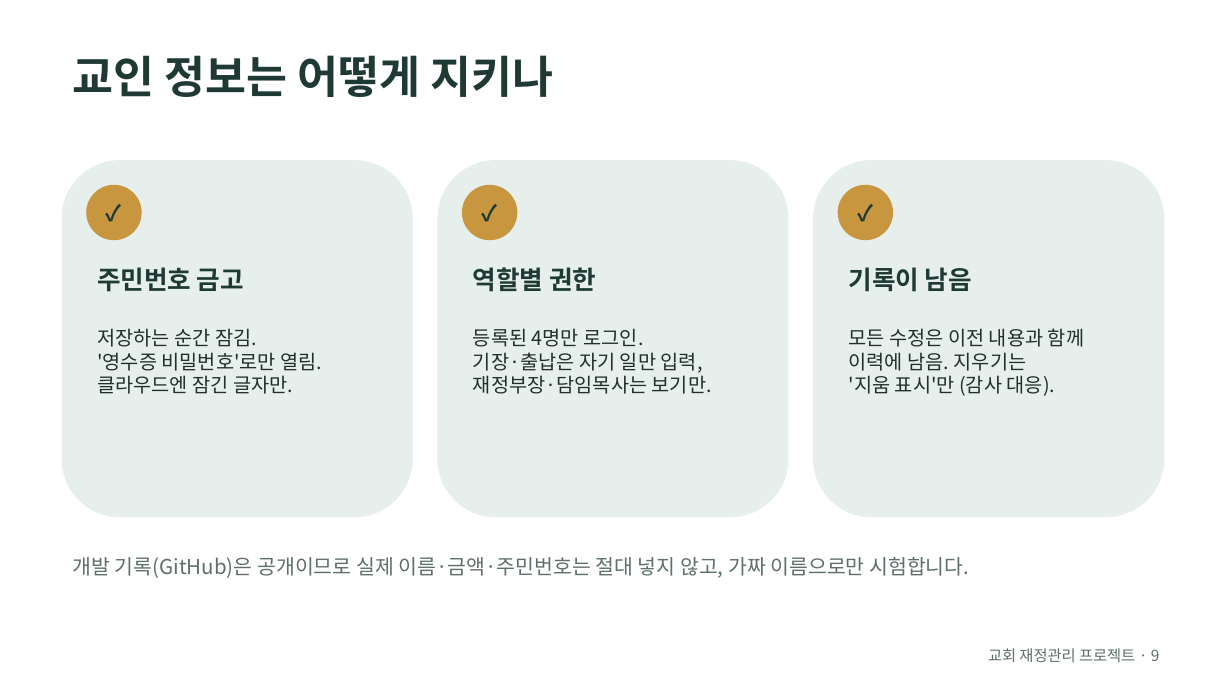
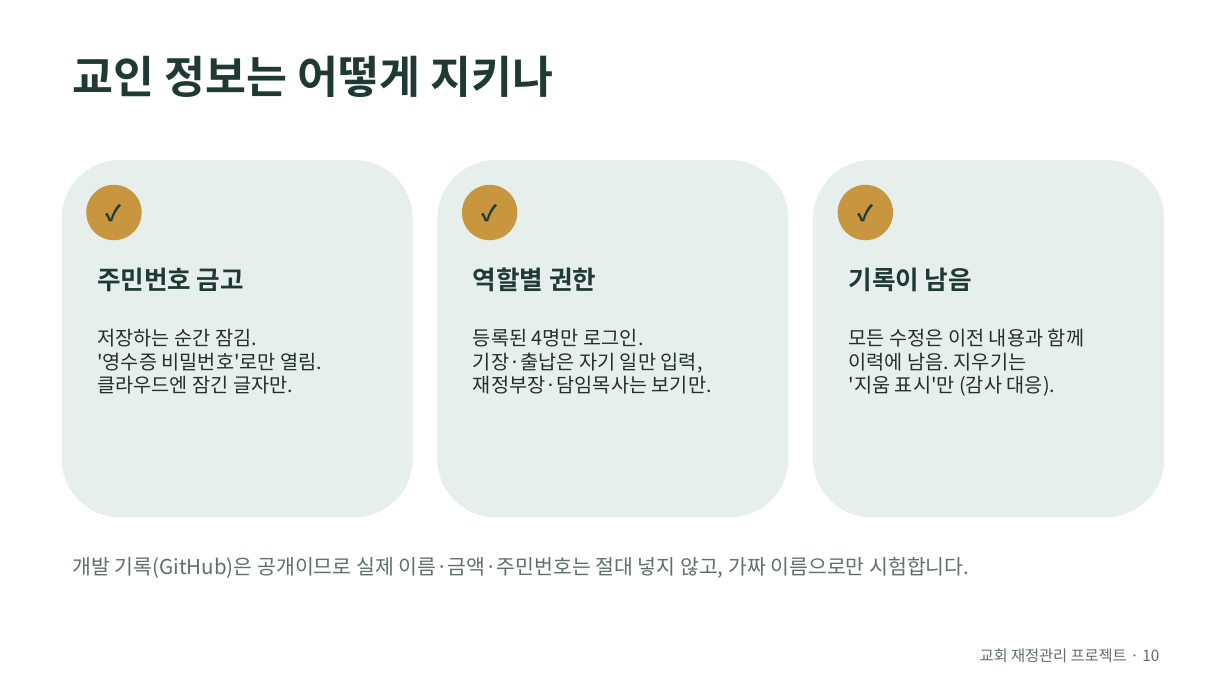
Before and after one commit to webyigit/wweebbyyii, a slide deck: slide 10 of church-finance/slides/history.odp (slide 9 before the commit). Drawn at 1232x693 pixels with LibreOffice and Linux fonts; fonts in the diff are those of the drawing. Boxes give left, top, right and bottom in pixels: in the first picture for what was removed or moved away, otherwise in the second. Text is boxed around its words. In the diff, an @@ line names an element or a change of style, - is before the commit and + after.

```diff
--- a/church-finance/slides/history.odp
+++ b/church-finance/slides/history.odp
@@ text at box(980, 648, 1159, 662): text changed @@
-교회 재정관리 프로젝트 · 9
+교회 재정관리 프로젝트 · 10
```
Also in this commit, not shown: 10 other slides changed, 1 slide added, 4 other files.
